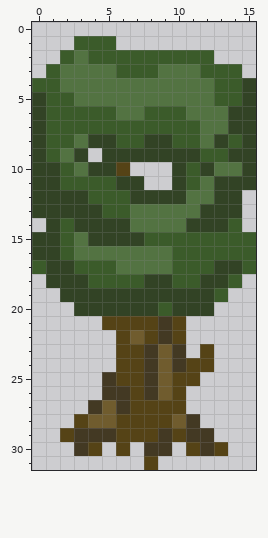
A pixel-art sprite gets an edit: assets/textures/tree2.png. This is how it looked before the edit.
The file is 16x32 pixels.
Now the later version:
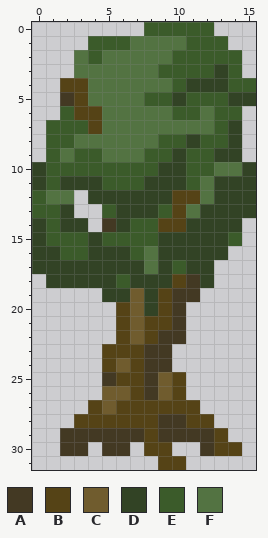
Palette (. is transparent): A #433923  B #554316  C #705c2e  D #324325  E #3b5b2a  F #537342
Diff:
Changed rows in their new state; - is an unchanged pixel.
first column x 0:
 0 --------EEEEE---
 1 ---.--EFFFFEEE--
 2 --.--FFFFF---EE-
 3 -..---FFFEEE-D--
 4 ..BB------EDDD-E
 5 ..AB----EEDEE-D-
 6 ..-BBF--FF-E-EE.
 7 .---BFFFFFFF-E-.
 8 .---FFFFFE-DEED.
 9 .--EEFFFEE-E-D-.
10 -E-EEEEEED--E---
11 -EDDD-EEDD------
12 EFF.DDD---BB---D
13 EE-..-DDDEB----D
14 DED-.A-EEBB---D-
15 -E-E-EEE-DDDDD-.
16 ---EDDDE-DDDDD..
17 D--DDDDD-D-DD...
18 ----DD-D--BA-..-
19 --...--C-BAA..--
20 ---...BC-BA..---
21 -----.-C-BA-----
22 ----------A-----
23 -----B---A.-.---
24 -----BC--A...---
25 -----------.----
26 -----CC---------
27 ----B-B----B----
28 ----BB---AABB---
29 --A---AA--A--B--
30 --A-.AA-BB-.--B-
31 --------.BB-----
